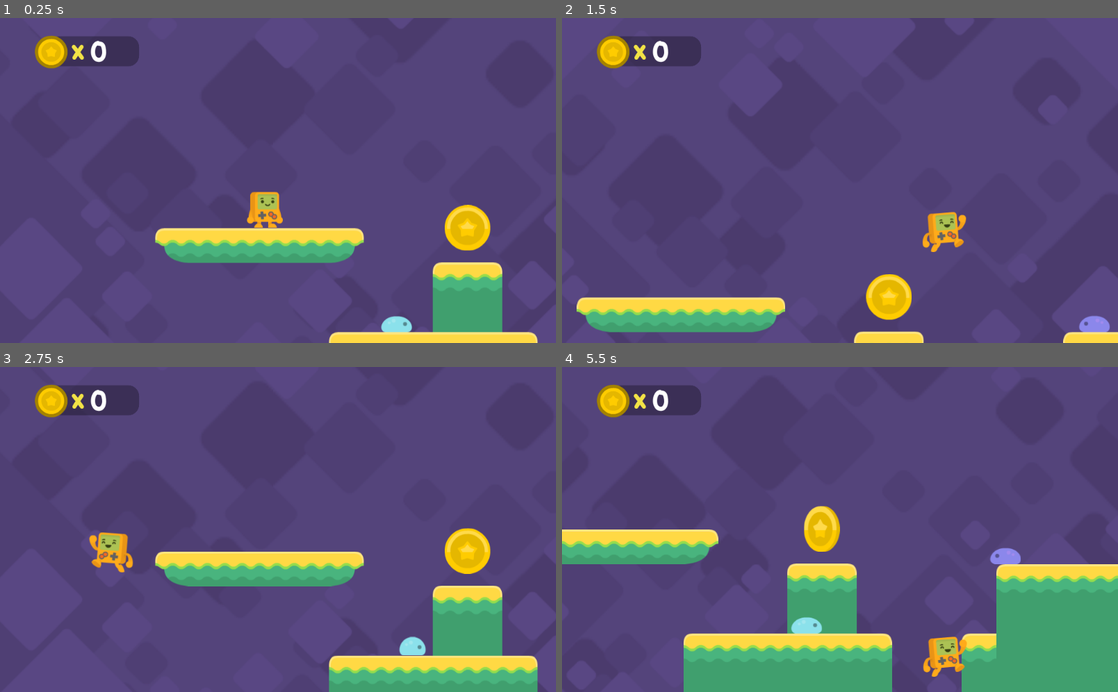
Above: before the commit, frames 1-4 (two rows, left to right).
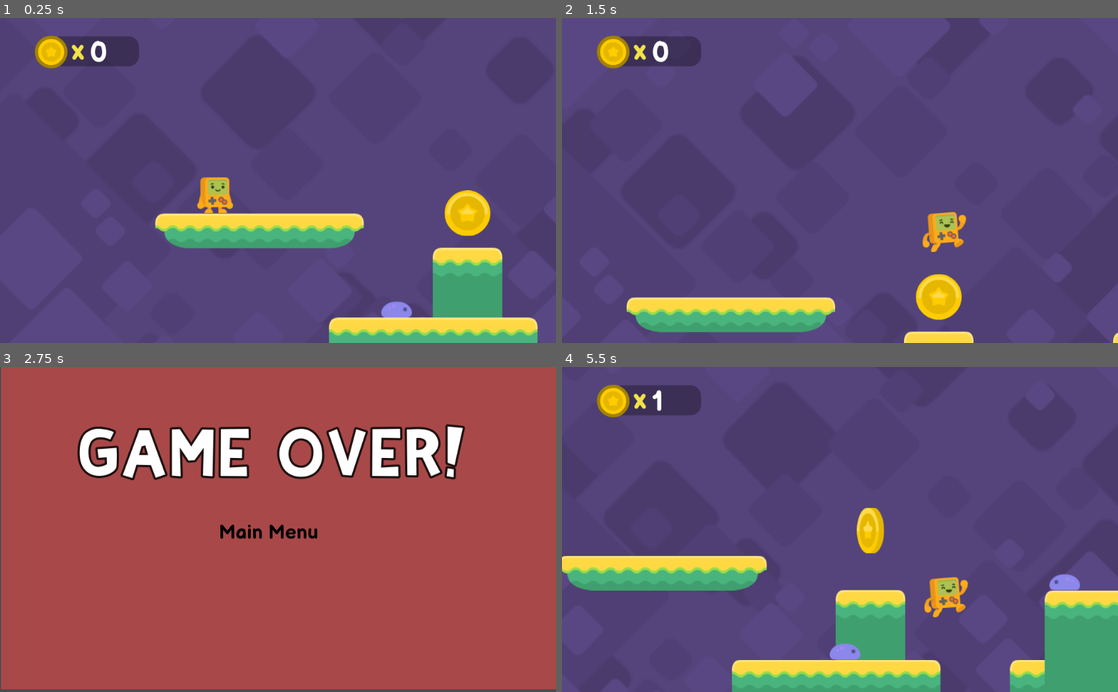
Above: after the commit, the same moments.

Repository: racampita/Platformer-Game-Tutorial
Game: Godot game, scene res://Level1.tscn
Same seed, same stepped clock (60 frames per second), same inputs: the game is played once before the commit and once after it. Before the commit the project has no main scene; this scene is started directly in both runs.
Inputs (mouse positions are in pixels of both pictures, inside the frame that each line leads up to):
- Up to frame 1 (0.25 s): no input
- Up to frame 2 (1.5 s): hold D (right) from 0.53 s (still down); tap Space (jump) at 0.77 s
- Up to frame 3 (2.75 s): tap Space (jump) at 1.52 s; release D (right) at 2.03 s; hold A (left) from 2.03 s (still down)
- Up to frame 4 (5.5 s): release A (left) at 2.75 s; click (828, 532) at 2.75 s, where only the run after the commit has a clickable "Main Menu"; click (840, 480) at 3.5 s, where only the run after the commit has a clickable "PLAY"; hold D (right) from 4.28 s (still down); tap Space (jump) at 4.52, 5.27 s

The runs differ from the first frame. In frame 1, 12% of the frame differs, in the area x 27-97%, y 48-100%; in frame 2, 5.3%; in frame 3, 100%, in the area x 0-100%, y 0-100%; in frame 4, 25%.

Commit message:
Platformer Tutorial Pt12
+ main menu
+ game over screen
+ win screen

Diff:
--- /dev/null
+++ b/GameOver.tscn
@@ -0,0 +1,56 @@
+[gd_scene load_steps=6 format=2]
+
+[ext_resource path="res://MainMenuButton.gd" type="Script" id=1]
+[ext_resource path="res://Assets/fonts/BalsamiqSans-Bold.ttf" type="DynamicFontData" id=2]
+[ext_resource path="res://Assets/fonts/KiriFont.ttf" type="DynamicFontData" id=3]
+
+[sub_resource type="DynamicFont" id=1]
+size = 90
+outline_size = 4
+outline_color = Color( 0.113725, 0.0588235, 0.0588235, 1 )
+font_data = ExtResource( 3 )
+
+[sub_resource type="DynamicFont" id=2]
+size = 36
+font_data = ExtResource( 2 )
+
+[node name="GameOver" type="Control"]
+anchor_right = 1.0
+anchor_bottom = 1.0
+__meta__ = {
+"_edit_use_anchors_": false
+}
+
+[node name="ColorRect" type="ColorRect" parent="."]
+margin_left = 2.24487
+margin_top = -4.48987
+margin_right = 1025.24
+margin_bottom = 594.51
+color = Color( 0.662745, 0.282353, 0.282353, 1 )
+
+[node name="Label" type="Label" parent="."]
+margin_left = 141.43
+margin_top = 125.716
+margin_right = 859.43
+margin_bottom = 215.716
+custom_fonts/font = SubResource( 1 )
+text = "GAME OVER!"
+__meta__ = {
+"_edit_use_anchors_": false
+}
+
+[node name="MainMenuButton" type="Button" parent="."]
+margin_left = 397.352
+margin_top = 280.615
+margin_right = 592.352
+margin_bottom = 330.615
+custom_fonts/font = SubResource( 2 )
+custom_colors/font_color = Color( 0, 0, 0, 1 )
+custom_colors/font_color_hover = Color( 1, 1, 1, 1 )
+text = "Main Menu"
+flat = true
+script = ExtResource( 1 )
+__meta__ = {
+"_edit_use_anchors_": false
+}
+[connection signal="pressed" from="MainMenuButton" to="MainMenuButton" method="_on_MainMenuButton_pressed"]
--- a/HUD.gd
+++ b/HUD.gd
@@ -5,10 +5,8 @@
 func _ready() -> void:
 	$Coins.text = String(coins)
 
-func _physics_process(delta: float) -> void:
-	if coins >= 6:
-		get_tree().change_scene("res://Level1.tscn")
-
 func _on_coin_collected() -> void:
 	coins += 1
 	_ready()
+	if coins >= 6:
+		get_tree().change_scene("res://YouWin.tscn")
--- a/Level1.tscn
+++ b/Level1.tscn
@@ -106,7 +106,7 @@
 motion_mirroring = Vector2( 1600, 1200 )
 
 [node name="Sprite" type="Sprite" parent="ParallaxBackground/middle Blocks"]
-position = Vector2( 0, -12 )
+position = Vector2( 47.6221, -21.5244 )
 scale = Vector2( 2.5, 2.5 )
 texture = ExtResource( 5 )
 centered = false
@@ -185,10 +185,113 @@
 [node name="enemy2" parent="enemies" instance=ExtResource( 10 )]
 position = Vector2( 241.149, 366.435 )
 direction = 1
-detects_cliffs = false
+
+[node name="enemy3" parent="enemies" instance=ExtResource( 10 )]
+position = Vector2( 1225.34, 290.24 )
+direction = 1
+
+[node name="enemy4" parent="enemies" instance=ExtResource( 10 )]
+position = Vector2( 1533.29, 109.276 )
+direction = 1
+
+[node name="enemy5" parent="enemies" instance=ExtResource( 10 )]
+position = Vector2( 1819.03, -109.785 )
+direction = 1
+
+[node name="enemy6" parent="enemies" instance=ExtResource( 10 )]
+position = Vector2( 2060.31, -103.436 )
+direction = 1
+
+[node name="enemy7" parent="enemies" instance=ExtResource( 10 )]
+position = Vector2( 2667.44, 299.99 )
+direction = 1
+
+[node name="enemy8" parent="enemies" instance=ExtResource( 10 )]
+position = Vector2( 2436.99, 301.112 )
+direction = 1
+
+[node name="enemy9" parent="enemies" instance=ExtResource( 10 )]
+position = Vector2( 2780.99, -100.261 )
+direction = 1
+
+[node name="enemy10" parent="enemies" instance=ExtResource( 10 )]
+position = Vector2( 3054.02, -106.611 )
+direction = 1
+
+[node name="enemy11" parent="enemies" instance=ExtResource( 10 )]
+position = Vector2( 3346.11, 93.402 )
+direction = 1
+
+[node name="enemy12" parent="enemies" instance=ExtResource( 10 )]
+position = Vector2( 3863.6, 214.044 )
+direction = 1
+
+[node name="enemy13" parent="enemies" instance=ExtResource( 10 )]
+position = Vector2( 4603.33, 417.232 )
+direction = 1
+
+[node name="enemy14" parent="enemies" instance=ExtResource( 10 )]
+position = Vector2( 4743.02, -468.538 )
+direction = 1
+
+[node name="enemy15" parent="enemies" instance=ExtResource( 10 )]
+position = Vector2( 4590.63, -43.1145 )
+direction = 1
+
+[node name="enemy16" parent="enemies" instance=ExtResource( 10 )]
+position = Vector2( 5787.53, 204.52 )
+direction = 1
+
+[node name="enemy17" parent="enemies" instance=ExtResource( 10 )]
+position = Vector2( 5987.54, 207.695 )
+direction = 1
+
+[node name="enemy18" parent="enemies" instance=ExtResource( 10 )]
+position = Vector2( 6193.9, 217.219 )
+direction = 1
+
+[node name="enemy19" parent="enemies" instance=ExtResource( 10 )]
+position = Vector2( 6343.12, 194.996 )
+direction = 1
+
+[node name="enemy20" parent="enemies" instance=ExtResource( 10 )]
+position = Vector2( 6562.18, 1.33279 )
+direction = 1
+
+[node name="enemy21" parent="enemies" instance=ExtResource( 10 )]
+position = Vector2( 6711.22, 13.8539 )
+direction = 1
+
+[node name="enemy22" parent="enemies" instance=ExtResource( 10 )]
+position = Vector2( 6879.66, -5.01675 )
+direction = 1
+
+[node name="enemy23" parent="enemies" instance=ExtResource( 10 )]
+position = Vector2( 7482.87, 93.4021 )
+direction = 1
+
+[node name="enemy24" parent="enemies" instance=ExtResource( 10 )]
+position = Vector2( 7641.61, 87.0525 )
+direction = 1
+
+[node name="enemy25" parent="enemies" instance=ExtResource( 10 )]
+position = Vector2( 7835.1, 87.0525 )
+direction = 1
+
+[node name="enemy26" parent="enemies" instance=ExtResource( 10 )]
+position = Vector2( 8044.81, 248.967 )
+direction = 1
+
+[node name="enemy27" parent="enemies" instance=ExtResource( 10 )]
+position = Vector2( 8540.26, 156.72 )
+direction = 1
+
+[node name="enemy28" parent="enemies" instance=ExtResource( 10 )]
+position = Vector2( 8327.01, 214.223 )
+direction = 1
 
 [node name="Steve" parent="." instance=ExtResource( 2 )]
-position = Vector2( 10.8987, 71.2296 )
+position = Vector2( -80.7766, 113.604 )
 
 [node name="Camera2D" type="Camera2D" parent="Steve"]
 current = true
--- /dev/null
+++ b/MainMenuButton.gd
@@ -0,0 +1,6 @@
+extends Button
+
+
+
+func _on_MainMenuButton_pressed() -> void:
+	get_tree().change_scene("res://TitleMenu.tscn")
--- /dev/null
+++ b/PlayButton.gd
@@ -0,0 +1,6 @@
+extends Button
+
+
+
+func _on_PlayButton_pressed() -> void:
+	get_tree().change_scene("res://Level1.tscn")
--- a/Steve.gd
+++ b/Steve.gd
@@ -32,7 +32,7 @@
 	velocity.x = lerp(velocity.x,0,FRICTION)
 
 func _on_fallzone_body_entered(body: Node) -> void:
-	get_tree().change_scene("res://Level1.tscn")
+	get_tree().change_scene("res://GameOver.tscn")
 
 func bounce():
 	velocity.y = JUMPFORCE * 0.9
@@ -49,4 +49,4 @@
 	$Timer.start()
 
 func _on_Timer_timeout() -> void:
-	get_tree().change_scene("res://Level1.tscn")
+	get_tree().change_scene("res://GameOver.tscn")
--- /dev/null
+++ b/TitleMenu.tscn
@@ -0,0 +1,273 @@
+[gd_scene load_steps=14 format=2]
+
+[ext_resource path="res://Assets/fonts/BalsamiqSans-Bold.ttf" type="DynamicFontData" id=1]
+[ext_resource path="res://Assets/fonts/KiriFont.ttf" type="DynamicFontData" id=2]
+[ext_resource path="res://Assets/player/platformChar_idle.png" type="Texture" id=3]
+[ext_resource path="res://Assets/coin/gold_1.png" type="Texture" id=4]
+[ext_resource path="res://Assets/UI/grey_button04.png" type="Texture" id=5]
+[ext_resource path="res://Assets/UI/grey_button13.png" type="Texture" id=6]
+[ext_resource path="res://Assets/UI/arrow-UP.png" type="Texture" id=7]
+[ext_resource path="res://Assets/enemies/slimeBlue_blue.png" type="Texture" id=8]
+[ext_resource path="res://PlayButton.gd" type="Script" id=9]
+
+[sub_resource type="DynamicFont" id=1]
+size = 70
+outline_size = 4
+outline_color = Color( 0.0705882, 0.0156863, 0.0156863, 1 )
+font_data = ExtResource( 2 )
+
+[sub_resource type="StyleBoxFlat" id=2]
+bg_color = Color( 0.454902, 0.458824, 0.517647, 1 )
+corner_radius_top_left = 20
+corner_radius_top_right = 20
+corner_radius_bottom_right = 20
+corner_radius_bottom_left = 20
+
+[sub_resource type="DynamicFont" id=3]
+size = 29
+font_data = ExtResource( 1 )
+
+[sub_resource type="DynamicFont" id=4]
+size = 43
+font_data = ExtResource( 1 )
+
+[node name="TitleMenu" type="Control"]
+anchor_right = 1.0
+anchor_bottom = 1.0
+__meta__ = {
+"_edit_use_anchors_": false
+}
+
+[node name="ColorRect" type="ColorRect" parent="."]
+margin_right = 1024.0
+margin_bottom = 600.0
+color = Color( 0.270588, 0.345098, 0.635294, 1 )
+__meta__ = {
+"_edit_use_anchors_": false
+}
+
+[node name="Label" type="Label" parent="."]
+margin_left = 96.0
+margin_top = 96.0
+margin_right = 910.0
+margin_bottom = 167.0
+custom_fonts/font = SubResource( 1 )
+custom_colors/font_color = Color( 1, 1, 1, 1 )
+text = "Platformer Game"
+__meta__ = {
+"_edit_use_anchors_": false
+}
+
+[node name="Panel" type="Panel" parent="."]
+margin_left = 37.0397
+margin_top = 256.0
+margin_right = 486.04
+margin_bottom = 544.0
+custom_styles/panel = SubResource( 2 )
+
+[node name="TextureRect" type="TextureRect" parent="Panel"]
+margin_left = 22.0
+margin_top = 86.2247
+margin_right = 252.0
+margin_bottom = 141.225
+texture = ExtResource( 5 )
+expand = true
+__meta__ = {
+"_edit_use_anchors_": false
+}
+
+[node name="TextureRect2" type="TextureRect" parent="Panel"]
+margin_left = 60.2202
+margin_top = 188.0
+margin_right = 120.22
+margin_bottom = 243.0
+texture = ExtResource( 6 )
+expand = true
+__meta__ = {
+"_edit_use_anchors_": false
+}
+
+[node name="TextureRect4" type="TextureRect" parent="Panel"]
+margin_left = 68.5595
+margin_top = 236.819
+margin_right = 112.56
+margin_bottom = 278.819
+rect_rotation = -90.3332
+texture = ExtResource( 7 )
+expand = true
+__meta__ = {
+"_edit_use_anchors_": false
+}
+
+[node name="TextureRect3" type="TextureRect" parent="Panel"]
+margin_left = 149.675
+margin_top = 188.0
+margin_right = 209.675
+margin_bottom = 243.0
+texture = ExtResource( 6 )
+expand = true
+__meta__ = {
+"_edit_use_anchors_": false
+}
+
+[node name="TextureRect5" type="TextureRect" parent="Panel"]
+margin_left = 562.886
+margin_top = -686.627
+margin_right = 606.886
+margin_bottom = -644.627
+rect_rotation = 88.7854
+rect_pivot_offset = Vector2( -629.483, 255.422 )
+texture = ExtResource( 7 )
+expand = true
+__meta__ = {
+"_edit_use_anchors_": false
+}
+
+[node name="Label" type="Label" parent="Panel"]
+margin_left = 93.2327
+margin_top = 99.5227
+margin_right = 187.233
+margin_bottom = 135.523
+custom_fonts/font = SubResource( 3 )
+custom_colors/font_color = Color( 0, 0, 0, 1 )
+text = "SPACE"
+
+[node name="Label2" type="Label" parent="Panel"]
+margin_left = 275.46
+margin_top = 99.5227
+margin_right = 383.46
+margin_bottom = 135.523
+custom_fonts/font = SubResource( 3 )
+custom_colors/font_color = Color( 1, 1, 1, 1 )
+text = "= JUMP"
+
+[node name="Label4" type="Label" parent="Panel"]
+margin_left = 233.883
+margin_top = 196.819
+margin_right = 341.883
+margin_bottom = 232.819
+custom_fonts/font = SubResource( 3 )
+custom_colors/font_color = Color( 1, 1, 1, 1 )
+text = "= MOVE"
+
+[node name="Label3" type="Label" parent="Panel"]
+margin_left = 22.0
+margin_top = 27.5461
+margin_right = 186.0
+margin_bottom = 63.5461
+custom_fonts/font = SubResource( 3 )
+custom_colors/font_color = Color( 0, 0, 0, 1 )
+text = "CONTROLS:"
+
+[node name="Panel2" type="Panel" parent="."]
+margin_left = 542.288
+margin_top = 256.0
+margin_right = 991.288
+margin_bottom = 544.0
+custom_styles/panel = SubResource( 2 )
+
+[node name="TextureRect2" type="TextureRect" parent="Panel2"]
+margin_left = 22.0
+margin_top = 86.2247
+margin_right = 90.0
+margin_bottom = 154.225
+texture = ExtResource( 3 )
+expand = true
+__meta__ = {
+"_edit_use_anchors_": false
+}
+
+[node name="TextureRect4" type="TextureRect" parent="Panel2"]
+margin_left = 198.0
+margin_top = 188.0
+margin_right = 266.0
+margin_bottom = 256.0
+texture = ExtResource( 4 )
+expand = true
+__meta__ = {
+"_edit_use_anchors_": false
+}
+
+[node name="TextureRect3" type="TextureRect" parent="Panel2"]
+margin_left = 222.242
+margin_top = 119.436
+margin_right = 279.242
+margin_bottom = 153.436
+texture = ExtResource( 8 )
+expand = true
+__meta__ = {
+"_edit_use_anchors_": false
+}
+
+[node name="Label4" type="Label" parent="Panel2"]
+margin_left = 90.0
+margin_top = 119.436
+margin_right = 198.0
+margin_bottom = 155.436
+custom_fonts/font = SubResource( 3 )
+custom_colors/font_color = Color( 1, 1, 1, 1 )
+text = "= YOU"
+__meta__ = {
+"_edit_use_anchors_": false
+}
+
+[node name="Label6" type="Label" parent="Panel2"]
+margin_left = 22.0
+margin_top = 206.899
+margin_right = 181.0
+margin_bottom = 242.899
+custom_fonts/font = SubResource( 3 )
+custom_colors/font_color = Color( 1, 1, 1, 1 )
+text = "COLLECT 6"
+__meta__ = {
+"_edit_use_anchors_": false
+}
+
+[node name="Label7" type="Label" parent="Panel2"]
+margin_left = 279.242
+margin_top = 206.899
+margin_right = 438.242
+margin_bottom = 242.899
+custom_fonts/font = SubResource( 3 )
+custom_colors/font_color = Color( 1, 1, 1, 1 )
+text = "TO WIN!"
+__meta__ = {
+"_edit_use_anchors_": false
+}
+
+[node name="Label5" type="Label" parent="Panel2"]
+margin_left = 295.367
+margin_top = 119.436
+margin_right = 437.367
+margin_bottom = 155.436
+custom_fonts/font = SubResource( 3 )
+custom_colors/font_color = Color( 1, 1, 1, 1 )
+text = "= ENEMIE"
+__meta__ = {
+"_edit_use_anchors_": false
+}
+
+[node name="Label3" type="Label" parent="Panel2"]
+margin_left = 22.0
+margin_top = 28.0
+margin_right = 124.0
+margin_bottom = 64.0
+custom_fonts/font = SubResource( 3 )
+custom_colors/font_color = Color( 0, 0, 0, 1 )
+text = "ITEMS:"
+
+[node name="PlayButton" type="Button" parent="."]
+margin_left = 445.195
+margin_top = 179.0
+margin_right = 570.195
+margin_bottom = 237.0
+custom_fonts/font = SubResource( 4 )
+custom_colors/font_color = Color( 1, 1, 1, 1 )
+custom_colors/font_color_hover = Color( 1, 0.988235, 0.258824, 1 )
+text = "PLAY"
+flat = true
+script = ExtResource( 9 )
+__meta__ = {
+"_edit_use_anchors_": false
+}
+[connection signal="pressed" from="PlayButton" to="PlayButton" method="_on_PlayButton_pressed"]
--- /dev/null
+++ b/YouWin.tscn
@@ -0,0 +1,56 @@
+[gd_scene load_steps=6 format=2]
+
+[ext_resource path="res://MainMenuButton.gd" type="Script" id=1]
+[ext_resource path="res://Assets/fonts/BalsamiqSans-Bold.ttf" type="DynamicFontData" id=2]
+[ext_resource path="res://Assets/fonts/KiriFont.ttf" type="DynamicFontData" id=3]
+
+[sub_resource type="DynamicFont" id=1]
+size = 90
+outline_size = 4
+outline_color = Color( 0.113725, 0.0588235, 0.0588235, 1 )
+font_data = ExtResource( 3 )
+
+[sub_resource type="DynamicFont" id=2]
+size = 36
+font_data = ExtResource( 2 )
+
+[node name="YouWin" type="Control"]
+anchor_right = 1.0
+anchor_bottom = 1.0
+__meta__ = {
+"_edit_use_anchors_": false
+}
+
+[node name="ColorRect" type="ColorRect" parent="."]
+margin_left = 2.24487
+margin_top = -4.48987
+margin_right = 1025.24
+margin_bottom = 594.51
+color = Color( 0.980392, 1, 0.431373, 1 )
+
+[node name="Label" type="Label" parent="."]
+margin_left = 233.042
+margin_top = 123.755
+margin_right = 774.042
+margin_bottom = 213.755
+custom_fonts/font = SubResource( 1 )
+text = "YOU WIN!"
+__meta__ = {
+"_edit_use_anchors_": false
+}
+
+[node name="MainMenuButton" type="Button" parent="."]
+margin_left = 397.352
+margin_top = 280.615
+margin_right = 592.352
+margin_bottom = 330.615
+custom_fonts/font = SubResource( 2 )
+custom_colors/font_color = Color( 0, 0, 0, 1 )
+custom_colors/font_color_hover = Color( 1, 1, 1, 1 )
+text = "Main Menu"
+flat = true
+script = ExtResource( 1 )
+__meta__ = {
+"_edit_use_anchors_": false
+}
+[connection signal="pressed" from="MainMenuButton" to="MainMenuButton" method="_on_MainMenuButton_pressed"]
--- a/enemy.gd
+++ b/enemy.gd
@@ -36,7 +36,8 @@
 	$sides_checker.set_collision_layer_bit(4,false)
 	$sides_checker.set_collision_mask_bit(0,false)
 	$Timer.start()
-	body.bounce()
+	if body.name == "Steve":
+		body.bounce()
 
 func _on_sides_checker_body_entered(body: Node) -> void:
 	body.ouch(position.x)
--- a/enemy.tscn
+++ b/enemy.tscn
@@ -22,10 +22,10 @@
 extents = Vector2( 20, 13 )
 
 [sub_resource type="RectangleShape2D" id=3]
-extents = Vector2( 18.7189, 0.82721 )
+extents = Vector2( 19.9066, 2.50864 )
 
 [sub_resource type="RectangleShape2D" id=4]
-extents = Vector2( 23.7756, 8.77135 )
+extents = Vector2( 21.8908, 10.9336 )
 
 [node name="enemy" type="KinematicBody2D"]
 collision_layer = 16
@@ -51,7 +51,7 @@
 collision_mask = 33
 
 [node name="CollisionShape2D" type="CollisionShape2D" parent="top_checker"]
-position = Vector2( 0, -10.0043 )
+position = Vector2( -0.0992126, -11.5917 )
 shape = SubResource( 3 )
 
 [node name="sides_checker" type="Area2D" parent="."]
@@ -59,7 +59,7 @@
 collision_mask = 33
 
 [node name="CollisionShape2D" type="CollisionShape2D" parent="sides_checker"]
-position = Vector2( 7.62939e-06, 4.8695 )
+position = Vector2( 0.0992203, 4.27422 )
 shape = SubResource( 4 )
 
 [node name="Timer" type="Timer" parent="."]
--- a/project.godot
+++ b/project.godot
@@ -16,6 +16,7 @@
 [application]
 
 config/name="Platformer Game"
+run/main_scene="res://TitleMenu.tscn"
 config/icon="res://icon.png"
 
 [input]
Binary file added: Assets/UI/arrow-UP.png
Not shown, added: Assets/UI/arrow-UP.png.import
Binary file added: Assets/UI/grey_button04.png
Binary file added: Assets/UI/grey_button13.png
Binary file added: Assets/fonts/KiriFont.ttf
Binary file added: Assets/fonts/Sniglet-Regular.ttf
